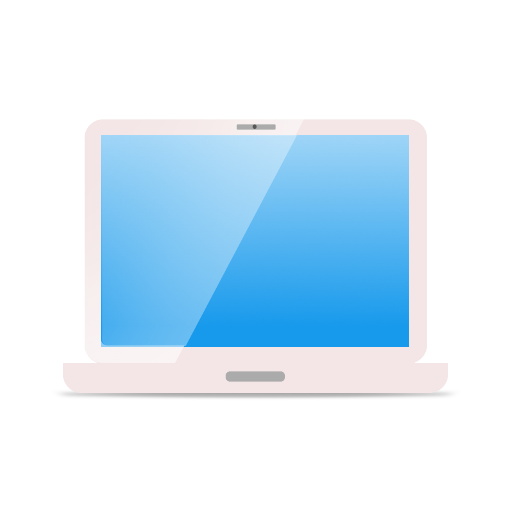
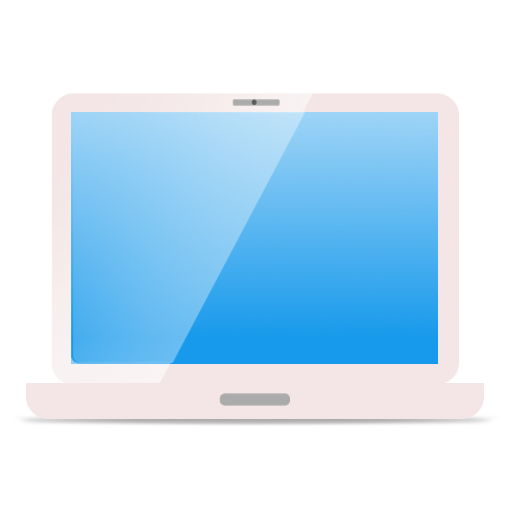
Two versions of the same layered image (512px x 512px). Layer-by-layer changes:
"Camera Eye": opacity 52% → 51%, painted on it over (251, 99, 257, 129)
painted on "Button" over (219, 371, 290, 406)
painted on "Bottom" over (26, 363, 484, 419)
painted on "Camera" over (232, 99, 280, 130)
"Reflex 3": opacity 44% → 43%, painted on it over (26, 363, 166, 419)
painted on "Reflex 2" over (73, 112, 305, 363)
painted on "Reflex 1" over (51, 93, 313, 384)
painted on "Shadow" over (16, 388, 496, 427)
painted on "Wallpaper" over (71, 112, 438, 364)
painted on "Back" over (51, 93, 459, 385)
